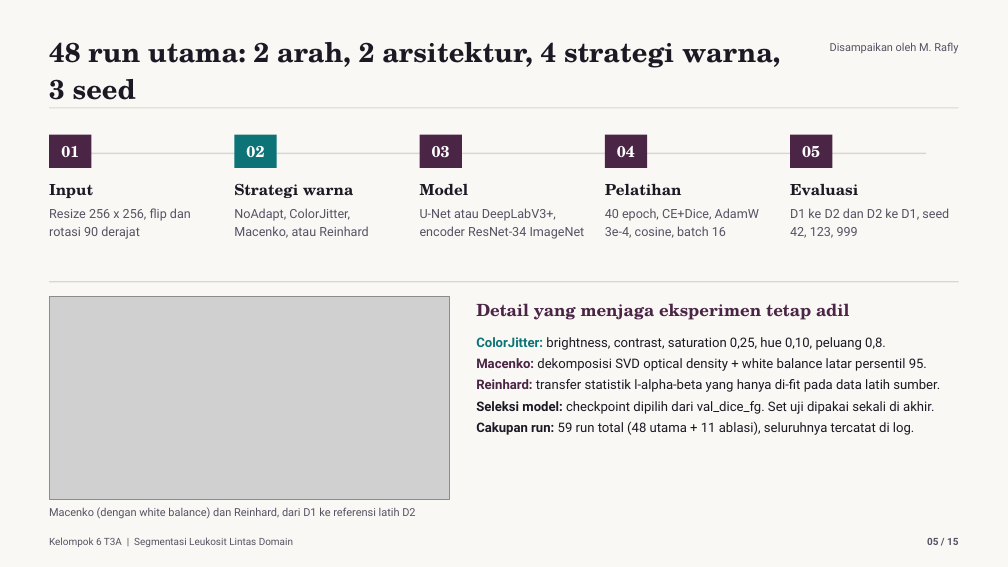
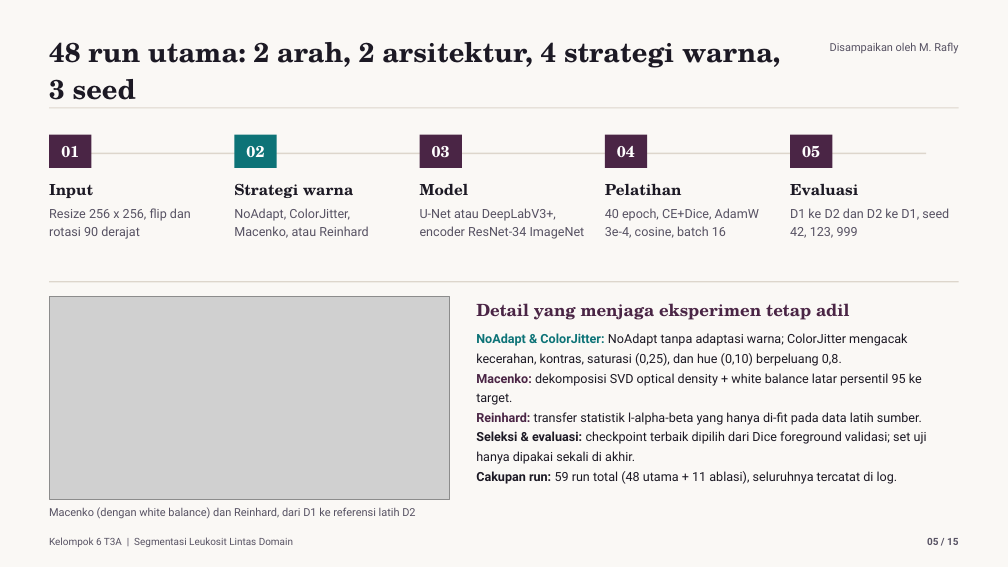
Before and after one commit to attaramadhani/UAS-DL-Kelompok6-T3A-WBC-DomainShift, a slide deck: slide 5 of docs/Presentasi_UAS_DL_Kelompok6_T3A_Redesigned.pptx. Drawn at 1008x567 pixels with LibreOffice and Linux fonts; fonts in the diff are those of the drawing; grey boxes stand for pictures. Boxes give left, top, right and bottom in pixels: in the first picture for what was removed or moved away, otherwise in the second. Text is boxed around its words. In the diff, an @@ line names an element or a change of style, - is before the commit and + after.

```diff
--- a/docs/Presentasi_UAS_DL_Kelompok6_T3A_Redesigned.pptx
+++ b/docs/Presentasi_UAS_DL_Kelompok6_T3A_Redesigned.pptx
@@ text at [476, 333, 922, 405]: text changed; size 12.5 to 12 pt @@
-ColorJitter: brightness, contrast, saturation 0,25, hue 0,10, peluang 0,8.
-Macenko: dekomposisi SVD optical density + white balance latar persentil 95.
+NoAdapt & ColorJitter: NoAdapt tanpa adaptasi warna; ColorJitter mengacak kecerahan, kontras, saturasi (0,25), dan hue (0,10) berpeluang 0,8.
+Macenko: dekomposisi SVD optical density + white balance latar persentil 95 ke target.
@@ text at [476, 412, 922, 484]: size 12.5 to 12 pt in "Reinhard: transfer statistik l-alpha-beta yang hanya di-fit ...", "Cakupan run: 59 run total (48 utama ..."; line spacing 1.35 to 1.3 @@
@@ text at [476, 431, 927, 464]: text changed; size 12.5 to 12 pt @@
-Seleksi model: checkpoint dipilih dari val_dice_fg. Set uji dipakai sekali di akhir.
+Seleksi & evaluasi: checkpoint terbaik dipilih dari Dice foreground validasi; set uji hanya dipakai sekali di akhir.
```
Also in this commit, not shown: 6 other slides changed.
